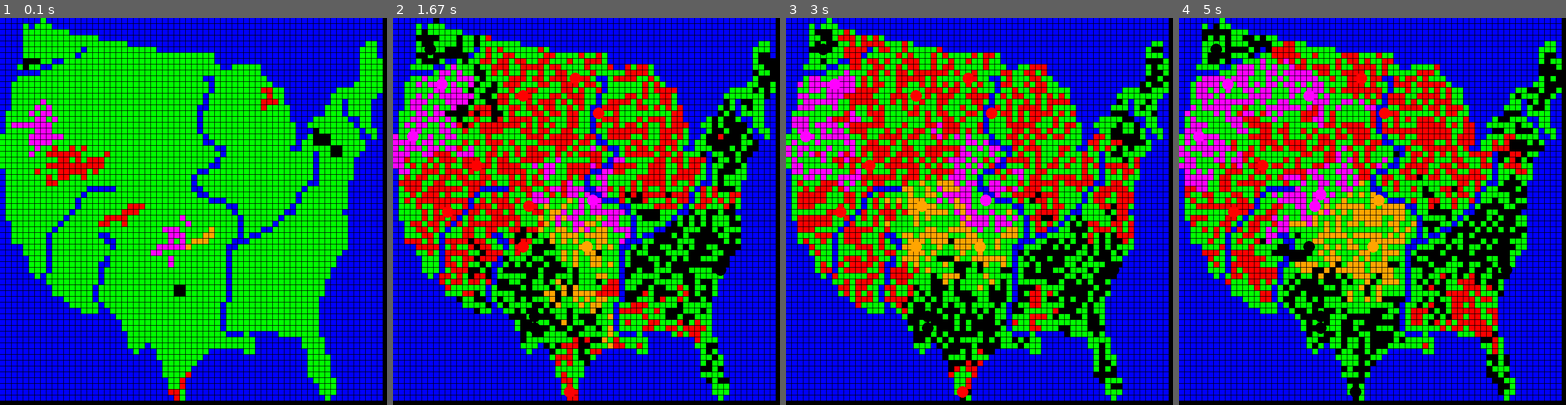
Above: before the commit, frames 1-4 (left to right).
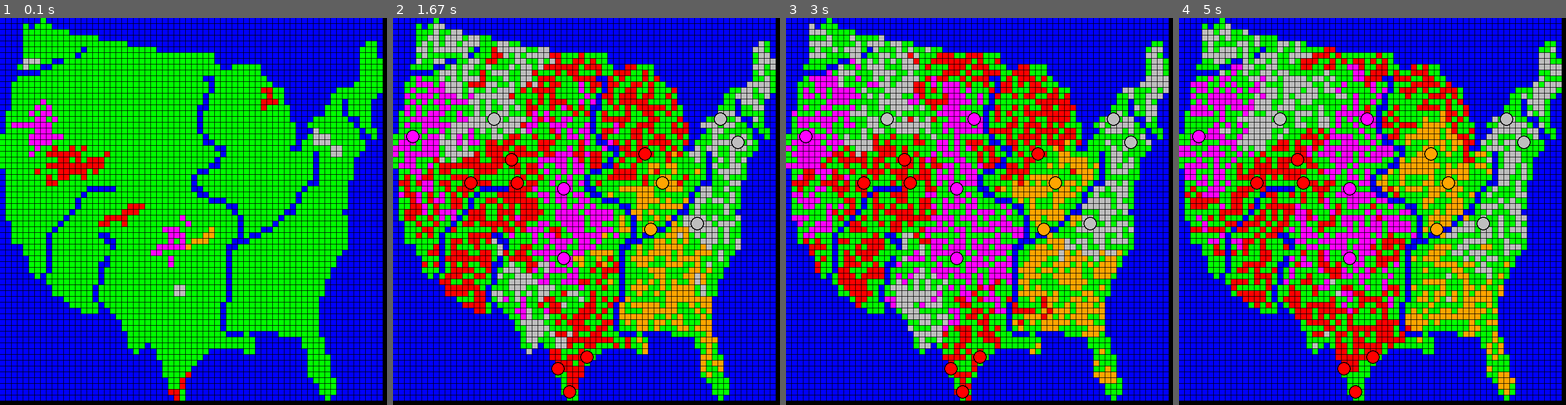
Above: after the commit, the same moments.

Repository: rowboat1/automatons
Game: pygame game, started from automatons.py
Same seed, same stepped clock (60 frames per second), same inputs: the game is played once before the commit and once after it.
Inputs (mouse positions are in pixels of both pictures, inside the frame that each line leads up to):
- Up to frame 1 (0.1 s): no input
- Up to frame 2 (1.67 s): no input
- Up to frame 3 (3 s): no input
- Up to frame 4 (5 s): click (1492, 203) at 4.88 s

The runs differ from the first frame. In frame 1, 0.4% of the frame differs, in the area x 6-89%, y 10-72%; in frame 2, 33%; in frame 3, 33%; in frame 4, 35%, in the area x 0-99%, y 1-99%.

Commit message:
Cities more visible
Added a black ring around cities, and changed black faction to grey. 
Moved city buff radius to an alterable setting.

Diff:
--- a/automatons.py
+++ b/automatons.py
@@ -9,7 +9,7 @@
 n_tiles_y = height//size
 buffer = 1
 
-colors = [RED,MAGENTA,BLACK,ORANGE]
+colors = [RED,MAGENTA,GREY,ORANGE]
 tiles = []
 tiledict = {x: [] for x in range(n_tiles_x)}
 cells = []
@@ -19,6 +19,7 @@
 ground_chance = 0.8
 city_threshold = 100
 city_buff = 3
+city_buff_radius = 3
 
 class Tile(object):
     def __init__(self,x,y):
@@ -77,16 +78,17 @@
         tile.has_city = self
         self.faction.cities.append(self)
         self.faction.city_counter += 1
-        for tile in self.tile.tiles_in_radius(2):
+        for tile in self.tile.tiles_in_radius(city_buff_radius):
             tile.has_city_buff = self.faction
         cities.append(self)
 
     def swap_faction(self,new_faction):
         self.tile.has_city.faction = new_faction
-        for tile in self.tile.tiles_in_radius(2):
+        for tile in self.tile.tiles_in_radius(city_buff_radius):
             tile.has_city_buff = new_faction
 
     def display(self):
+        pygame.draw.circle(main_s,BLACK,self.tile.rect.center,(size+2))
         pygame.draw.circle(main_s,self.faction.color,self.tile.rect.center,size)
 
 class Faction(object):
@@ -98,7 +100,8 @@
         factions.append(self)
 
     def make_city(self):
-        City(self,random.choice(self.cells).tile)
+        eligible_cells = [c for c in self.cells if c.tile.has_city_buff != self]
+        City(self,random.choice(eligible_cells).tile)
 
     def city_check(self):
         if (len(self.cells) // city_threshold) > self.city_counter:
--- a/pygamedefaults.py
+++ b/pygamedefaults.py
@@ -6,7 +6,7 @@
 font = pygame.font.SysFont("", 20)
 pygame.init()
 
-for col in ['RED','BLUE','GREEN','MAGENTA','YELLOW','CYAN','BLACK','WHITE','ORANGE']:
+for col in ['RED','BLUE','GREEN','MAGENTA','YELLOW','CYAN','BLACK','WHITE','ORANGE','GREY']:
     vars()[col] = pygame.Color(col.lower())
 
 #run this function as game_loop,main_s = pgd_init(size,size)
